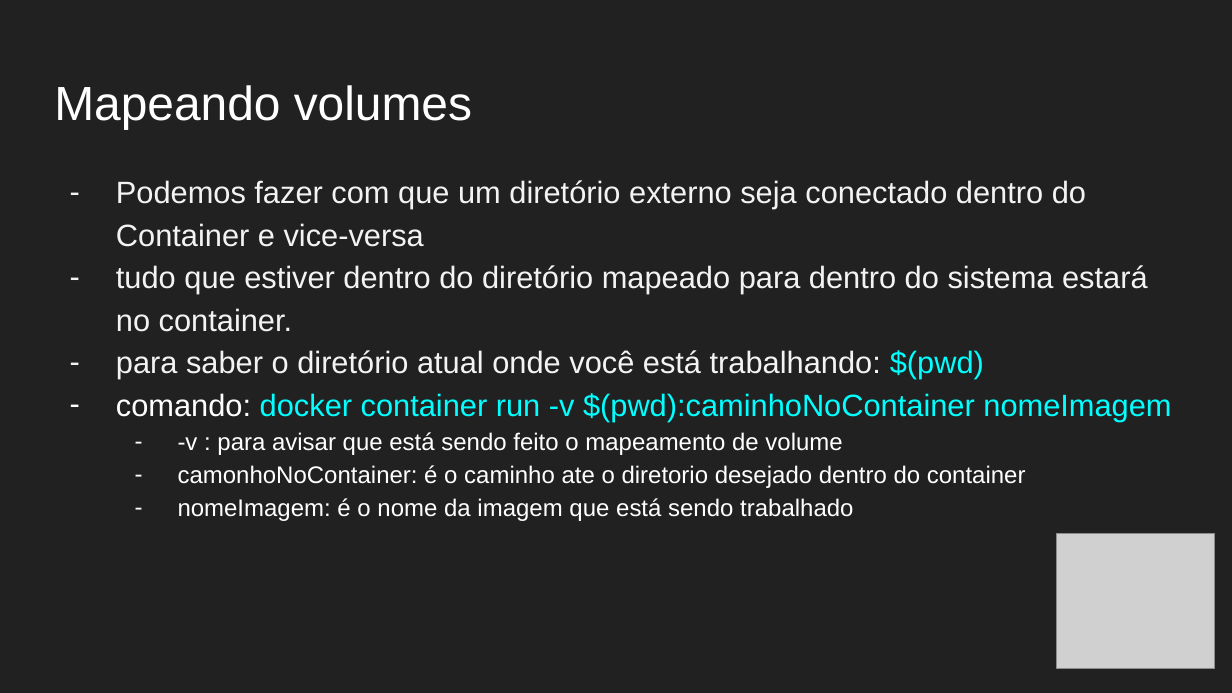
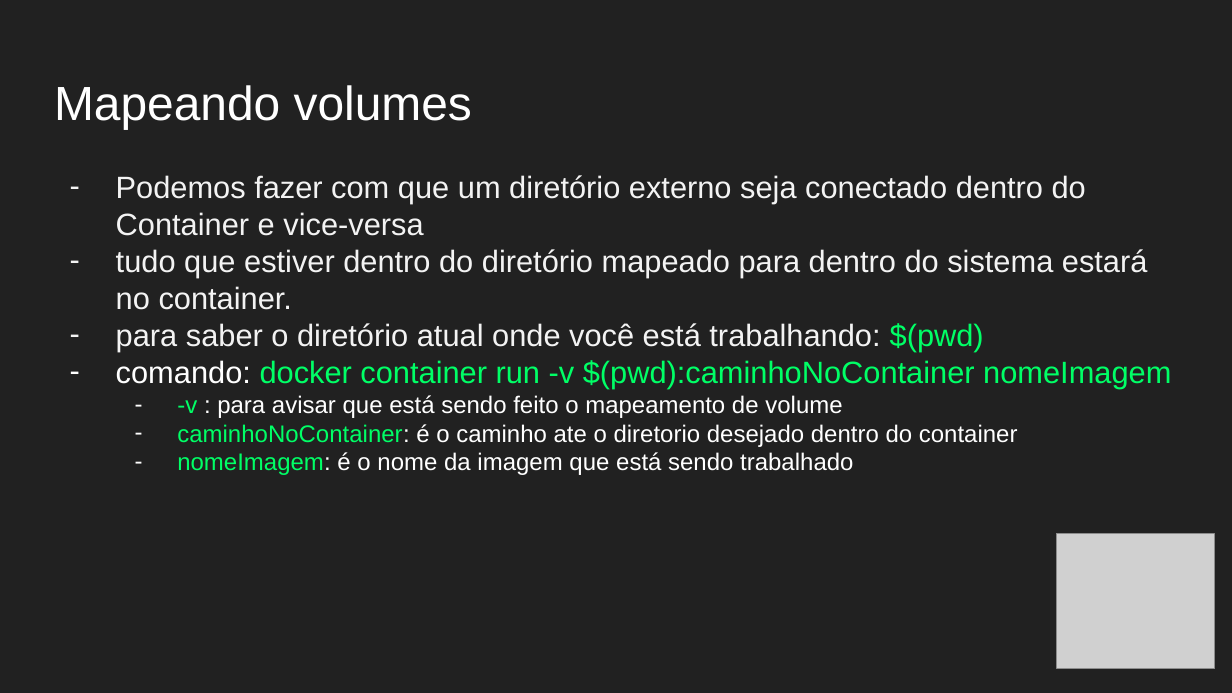
Before and after one commit to F4NT0/D0CK3R, a slide deck: slide 16 of Aula_Docker.pptx (slide 15 before the commit). Drawn at 1232x693 pixels with LibreOffice and Linux fonts; fonts in the diff are those of the drawing; grey boxes stand for pictures. Boxes give left, top, right and bottom in pixels: in the first picture for what was removed or moved away, otherwise in the second. Text is boxed around its words. In the diff, an @@ line names an element or a change of style, - is before the commit and + after.

```diff
--- a/Aula_Docker.pptx
+++ b/Aula_Docker.pptx
@@ text at bbox=[116, 175, 1171, 475]: text colour #00FFFF to #00FF66 in "$(pwd)", "docker container run -v $(pwd):caminhoNoContainer nomeImagem"; text colour #FFFFFF to #00FF66 in "-v", "nomeImagem:"; indent changed; line spacing 1.15 to 1 @@
@@ text at bbox=[177, 424, 1018, 447]: text changed @@
-  – camonhoNoContainer: é o caminho ate o diretorio desejado dentro do container
+  – caminhoNoContainer: é o caminho ate o diretorio desejado dentro do container
```
Also in this commit, not shown: 27 other slides changed, 1 slide added.
